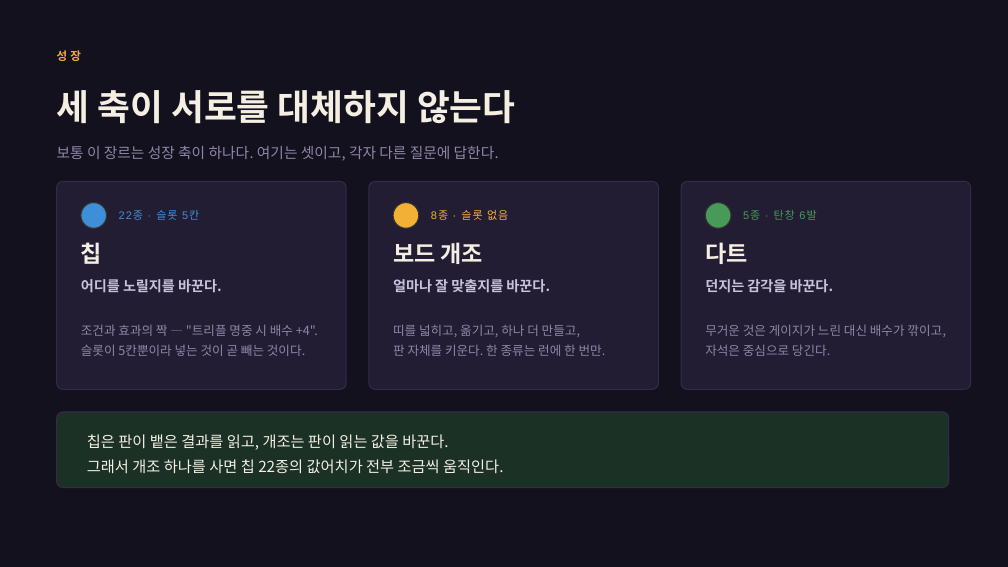
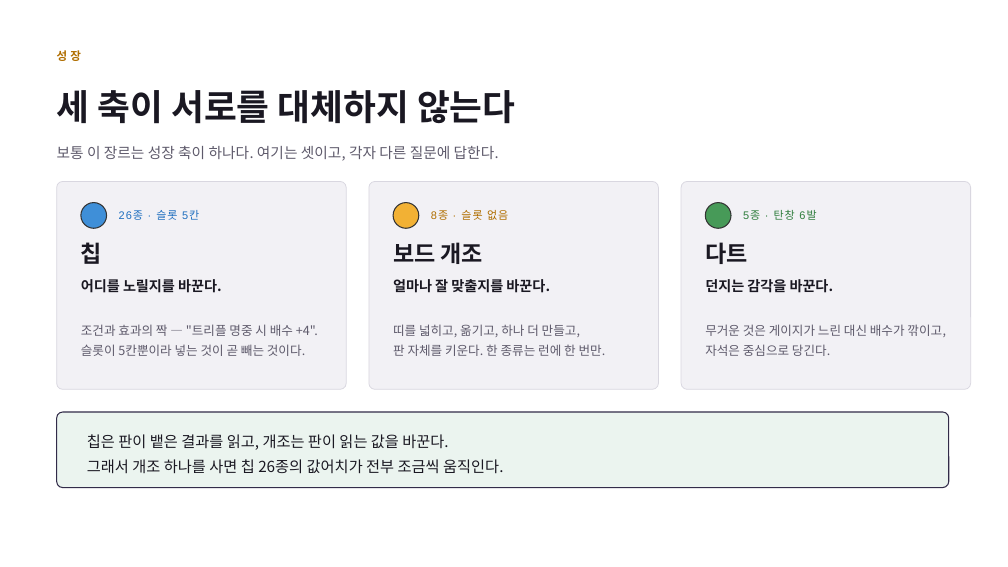
Before and after one commit to GGbong69/test-03, a slide deck: slide 5 of docs/기획서.pptx. Drawn at 1008x567 pixels with LibreOffice and Linux fonts; fonts in the diff are those of the drawing. Boxes give left, top, right and bottom in pixels: in the first picture for what was removed or moved away, otherwise in the second. Text is boxed around its words. In the diff, an @@ line names an element or a change of style, - is before the commit and + after.

```diff
--- a/docs/기획서.pptx
+++ b/docs/기획서.pptx
@@ background #14111F to #FFFFFF @@
@@ text "성장" at (x1=57, y1=50, x2=81, y2=61): text colour #F2B134 to #B06E00 @@
@@ text "8종 · 슬롯 없음" at (x1=431, y1=210, x2=508, y2=220): text colour #F2B134 to #B06E00 @@
@@ fill #221D33 to #F2F1F5; outline #322B49 1 pt to #D9D7E0 0.75 pt in 3 elements at (x1=57, y1=181, x2=346, y2=389), (x1=369, y1=181, x2=659, y2=389), (x1=681, y1=181, x2=971, y2=389) @@
@@ text "5종 · 탄창 6발" at (x1=743, y1=210, x2=816, y2=220): text colour #479A58 to #2E7D3C @@
@@ text at (x1=119, y1=210, x2=199, y2=220): text changed; text colour #3F8FD8 to #1F6FBF @@
-22종 · 슬롯 5칸
+26종 · 슬롯 5칸
@@ text colour #F4EFE2 to #1A1822 in 4 elements at (x1=57, y1=90, x2=515, y2=124), (x1=81, y1=242, x2=102, y2=264), (x1=393, y1=242, x2=483, y2=264), (x1=705, y1=242, x2=747, y2=264) @@
@@ text colour #C9C2DD to #1A1822 in 3 elements at (x1=81, y1=279, x2=222, y2=293), (x1=393, y1=279, x2=550, y2=293), (x1=705, y1=279, x2=834, y2=293) @@
@@ text colour #8F86A8 to #5E5A6B in 4 elements at (x1=57, y1=146, x2=499, y2=161), (x1=81, y1=324, x2=318, y2=356), (x1=393, y1=324, x2=606, y2=356), (x1=705, y1=324, x2=946, y2=356) @@
@@ rounded rectangle at (x1=57, y1=412, x2=949, y2=488): fill #1B3126 to #EBF4EF @@
@@ text at (x1=87, y1=434, x2=448, y2=450): text colour #F4EFE2 to #1A1822 in "칩은 판이 뱉은 결과를 읽고, 개조는 판이 ..." @@
@@ text at (x1=87, y1=459, x2=503, y2=474): text changed; text colour #F4EFE2 to #1A1822 @@
-그래서 개조 하나를 사면 칩 22종의 값어치가 전부 조금씩 움직인다.
+그래서 개조 하나를 사면 칩 26종의 값어치가 전부 조금씩 움직인다.
```
Also in this commit, not shown: 10 other slides changed, 3 slides added, 5 other files.
